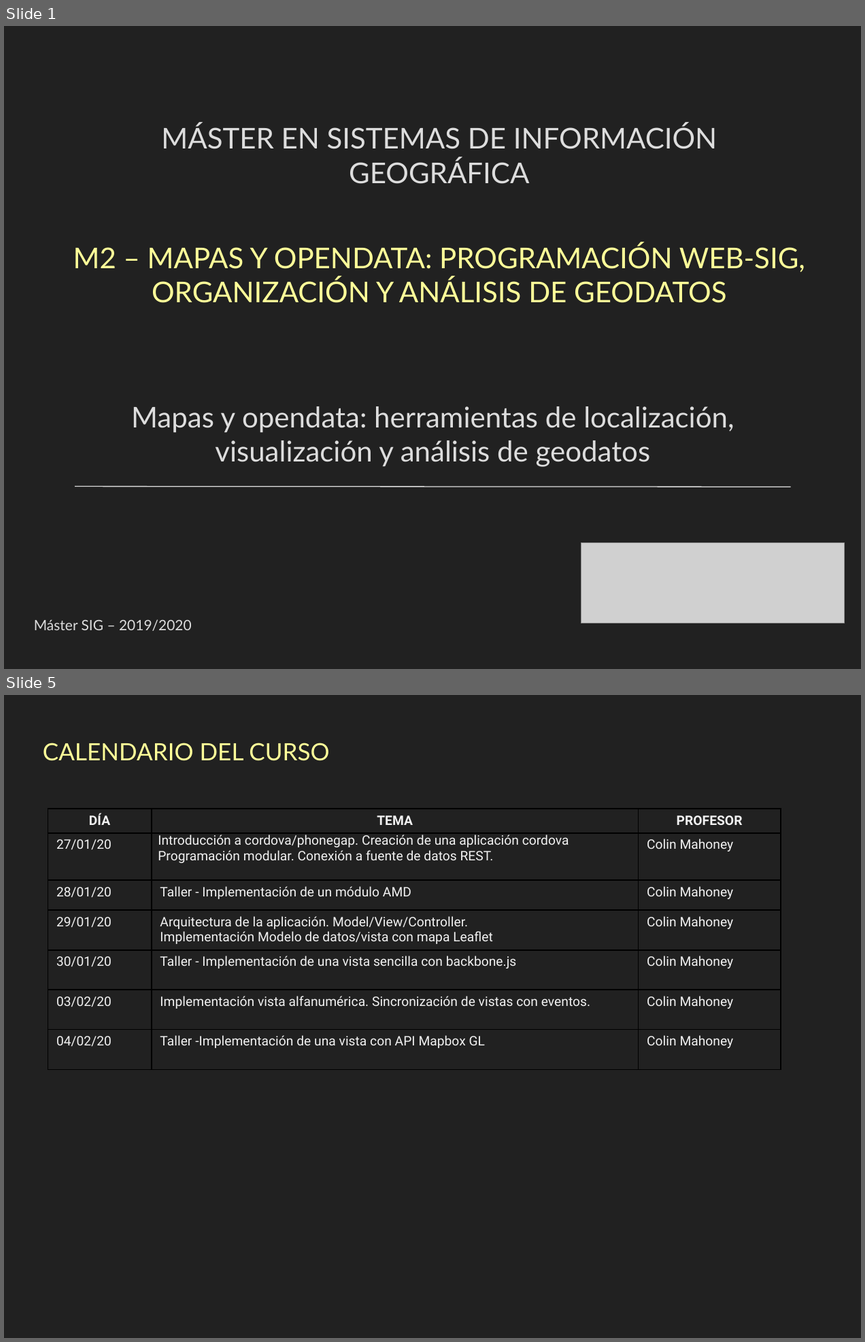
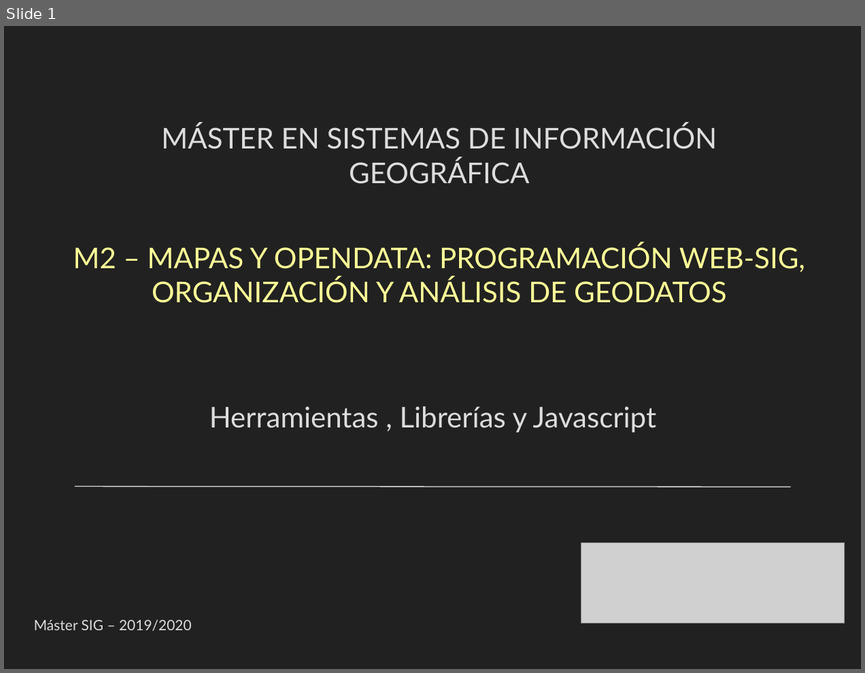
Before and after one commit to thaisfsiq/m2-geoweb, a slide deck: docs/presentacion/Herramientas-y-javascript.pptx. Shown one above the other, each under a label of ours: slides 1 and 5 before the commit, slide 1 after it; the slides between them are not shown. The pictures are 865x1342 and 865x673 pixels, drawn with LibreOffice and Linux fonts; fonts in the diff are those of the drawing; grey boxes stand for pictures. Boxes give left, top, right and bottom in pixels: in the first picture for what was removed or moved away, otherwise in the second. Text is boxed around its words. In the diff, an @@ line names an element or a change of style, - is before the commit and + after.

```diff
--- a/docs/presentacion/Herramientas-y-javascript.pptx
+++ b/docs/presentacion/Herramientas-y-javascript.pptx
@@ slide 5 removed at [4,695,861,1338], background #212121 @@
@@ text removed at [43,743,329,761] @@
-CALENDARIO DEL CURSO
@@ table removed at [48,809,781,1070], 7 rows, 3 columns @@
-DÍA | TEMA | PROFESOR
-27/01/20 | Introducción a cordova/phonegap. Creación de una aplicación cordova / Programación modular. Conexión a fuente de datos REST. | Colin Mahoney
-28/01/20 | Taller - Implementación de un módulo AMD | Colin Mahoney
-29/01/20 | Arquitectura de la aplicación. Model/View/Controller. / Implementación Modelo de datos/vista con mapa Leaflet | Colin Mahoney
-30/01/20 | Taller - Implementación de una vista sencilla con backbone.js | Colin Mahoney
-03/02/20 | Implementación vista alfanumérica. Sincronización de vistas con eventos. | Colin Mahoney
-04/02/20 | Taller -Implementación de una vista con API Mapbox GL | Colin Mahoney
@@ slide 1 changed as well @@
@@ text at [209,406,656,432]: text changed @@
-Mapas y opendata: herramientas de localización, visualización y análisis de geodatos
+Herramientas , Librerías y Javascript
```
Also in this commit, not shown: 6 slides added, 4 other slides removed, 37 other files.
